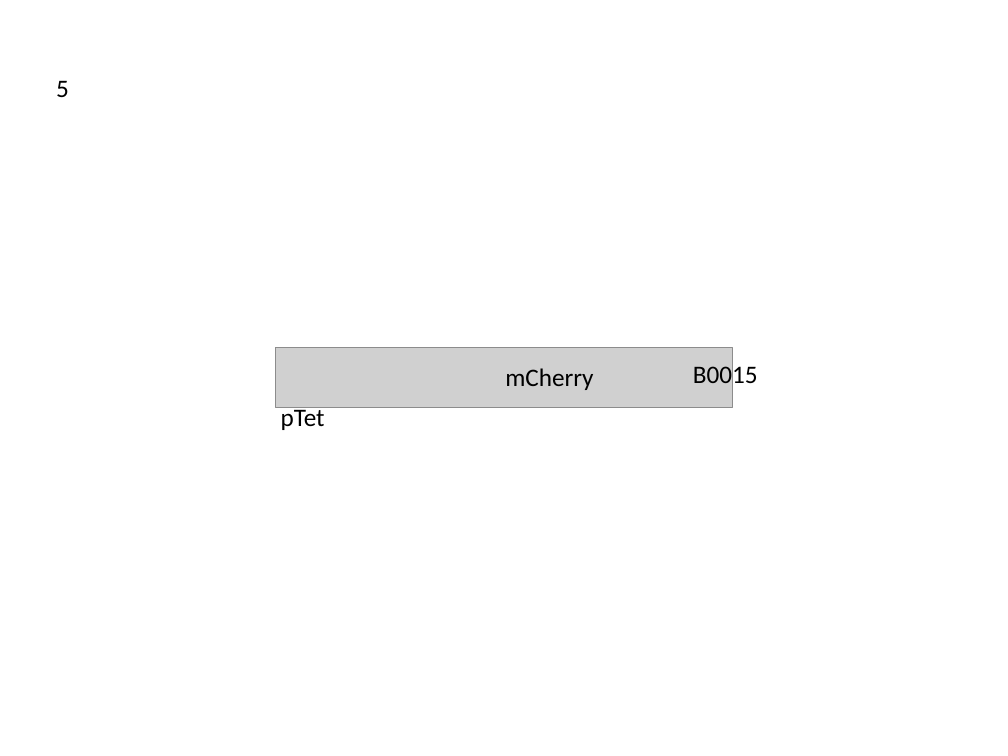
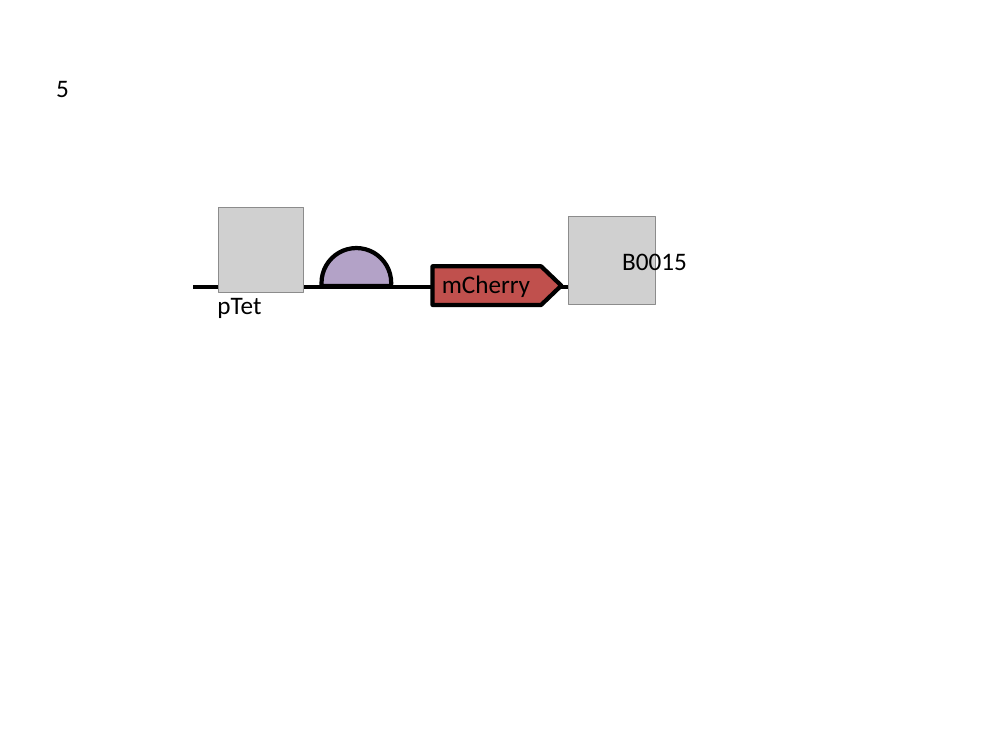
Before and after one commit to SynBioDex/SBOL-visual, a slide deck: slide 1 of specification/imgsrc/5.pptx. Drawn at 1008x756 pixels with LibreOffice and Linux fonts; fonts in the diff are those of the drawing; grey boxes stand for pictures. Boxes give left, top, right and bottom in pixels: in the first picture for what was removed or moved away, otherwise in the second. Text is boxed around its words. In the diff, an @@ line names an element or a change of style, - is before the commit and + after.

```diff
--- a/specification/imgsrc/5.pptx
+++ b/specification/imgsrc/5.pptx
@@ group added at bbox=[194, 208, 656, 318]: 2 pictures, 1 line, 1 right arrow, 1 chord (boxed as its full ellipse) @@
@@ text "mCherry": place and size @@
-text "mCherry" at bbox=[505, 368, 593, 390]
+text "mCherry" at bbox=[442, 275, 530, 297]
@@ text "B0015": place and size @@
-text "B0015" at bbox=[693, 363, 758, 390]
+text "B0015" at bbox=[622, 249, 687, 276]
@@ text "pTet" rewrapped from bbox=[281, 405, 325, 430] to bbox=[217, 297, 261, 318] @@
@@ picture removed at bbox=[276, 347, 733, 407] @@
@@ rectangle removed at bbox=[304, 347, 335, 371] @@
```
Also in this commit, not shown: 49 other files.
